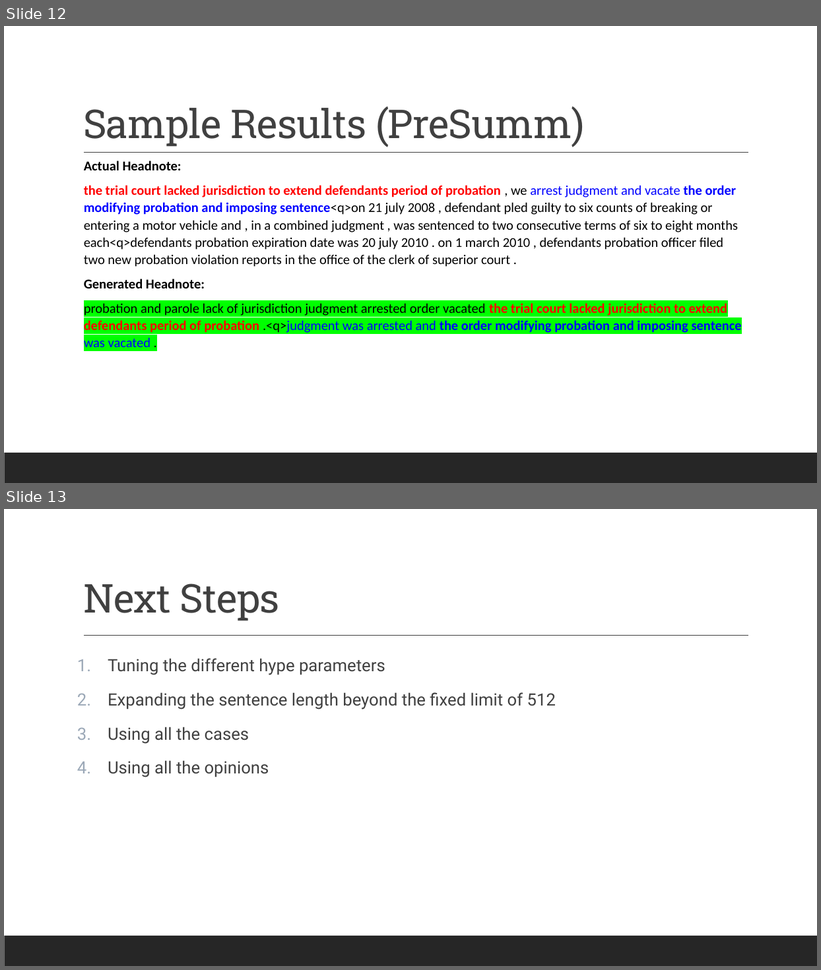
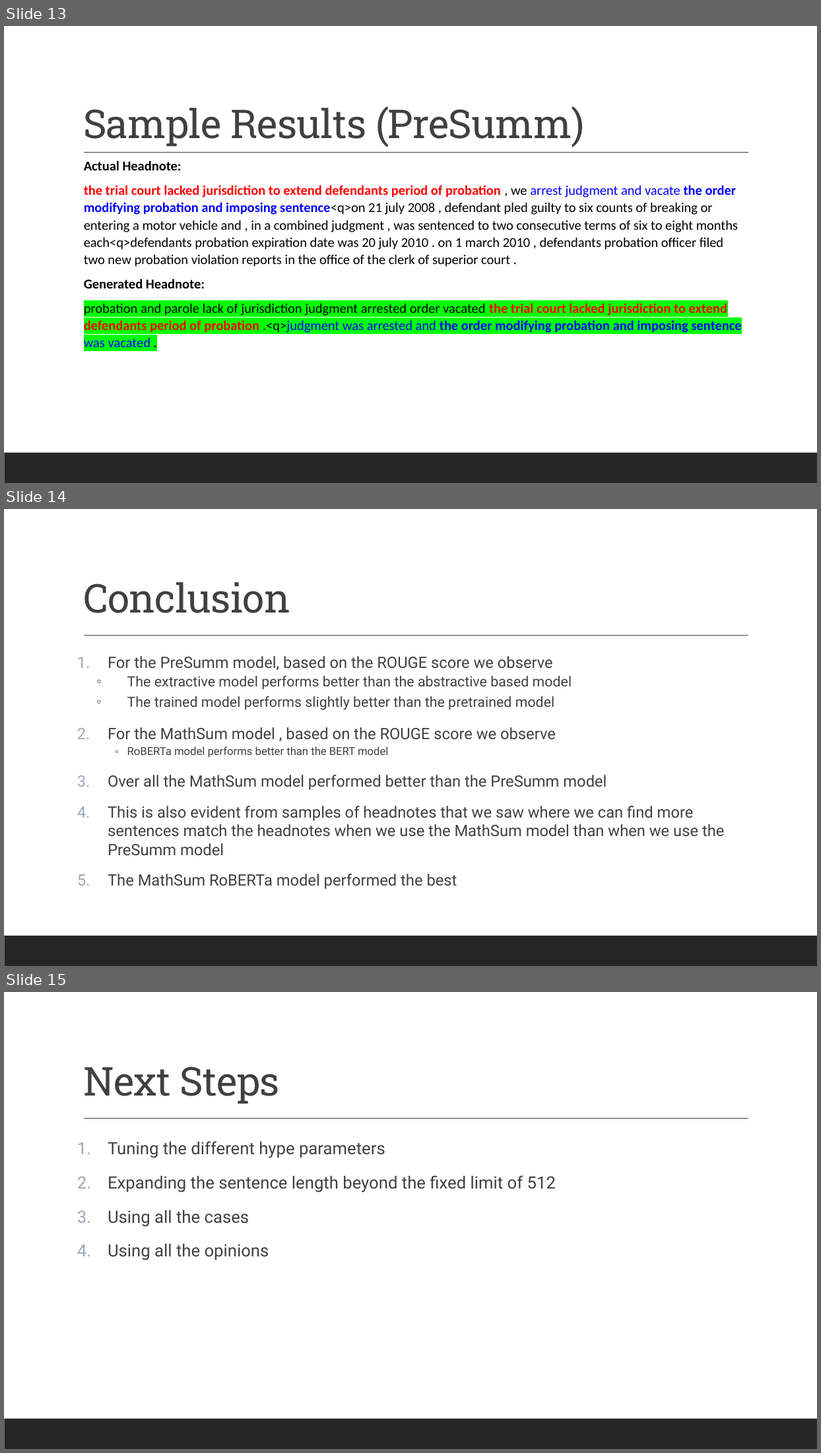
Before and after one commit to gufranpathan/case_law_g45, a slide deck: Group 45 Data Science for Case Law.pptx. Shown one above the other, each under a label of ours: slides 12 and 13 before the commit, slides 13, 14 and 15 after it. The pictures are 821x970 and 821x1453 pixels, drawn with LibreOffice and Linux fonts; fonts in the diff are those of the drawing. Boxes give left, top, right and bottom in pixels: in the first picture for what was removed or moved away, otherwise in the second. Text is boxed around its words. In the diff, an @@ line names an element or a change of style, - is before the commit and + after.

Commit message:
Added slides on implementation and conclusion

```diff
--- a/Group 45 Data Science for Case Law.pptx
+++ b/Group 45 Data Science for Case Law.pptx
@@ slide 14 added at [4, 509, 817, 966], background #FFFFFF; not listed: 2 template elements that a slide beside it also shows @@
@@ title added at [83, 582, 290, 613], 47 pt, text #404040 @@
+Conclusion
@@ text added at [108, 656, 724, 889], 18.5 pt, text #404040 @@
+1. For the PreSumm model, based on the ROUGE score we observe
+  ◦ The extractive model performs better than the abstractive based model
+  ◦ The trained model performs slightly better than the pretrained model
+2. For the MathSum model , based on the ROUGE score we observe
+      ◦ RoBERTa model performs better than the BERT model
+3. Over all the MathSum model performed better than the PreSumm model
+4. This is also evident from samples of headnotes that we saw where we can find more sentences match the headnotes when we use the MathSum model than when we use the PreSumm model
+5. The MathSum RoBERTa model performed the best
@@ what was slide 12 is now slide 13 @@
@@ what was slide 13 is now slide 15 @@
```
Also in this commit, not shown: 2 slides changed, 1 other slide added.
